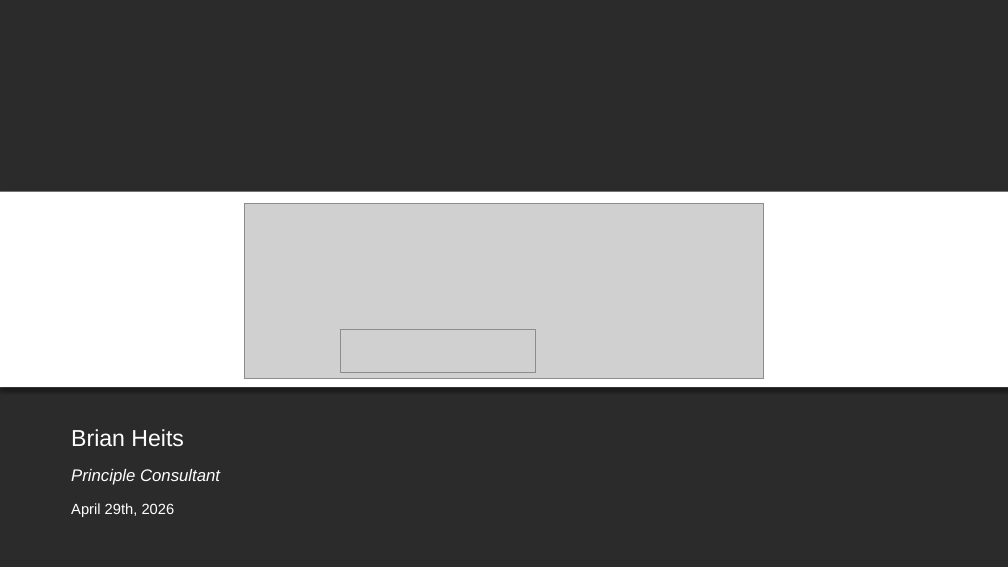
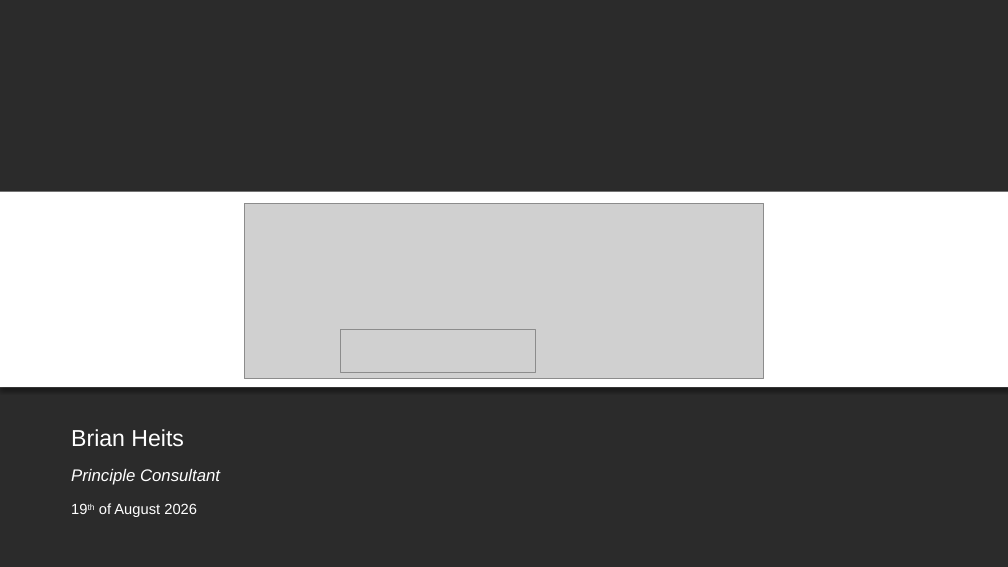
Before and after one commit to BH018364/SMART-on-FHIR-Training, a slide deck: slide 1 of SMART on FHIR Primer.pptx. Drawn at 1008x567 pixels with LibreOffice and Linux fonts; fonts in the diff are those of the drawing; grey boxes stand for pictures; background and template pictures are left out; a plain dark background stands for a picture behind light text. Boxes give left, top, right and bottom in pixels: in the first picture for what was removed or moved away, otherwise in the second. Text is boxed around its words. In the diff, an @@ line names an element or a change of style, - is before the commit and + after.

Commit message:
August 2026 Updates - CCH NHS UK

```diff
--- a/SMART on FHIR Primer.pptx
+++ b/SMART on FHIR Primer.pptx
@@ text at box(99, 503, 197, 517): text changed @@
-April 29th, 2026
+19th of August 2026
```
Also in this commit, not shown: 2 other files.
